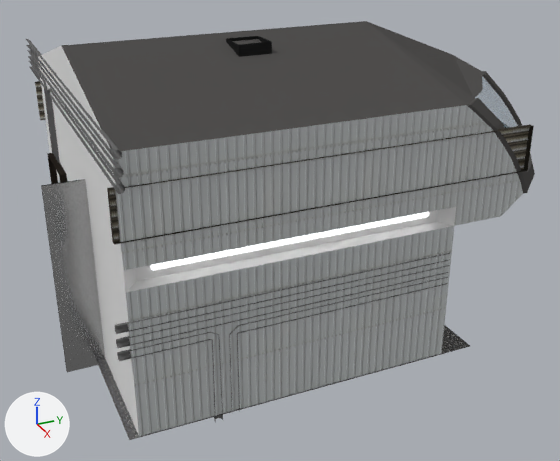
A saved change to the Blender file 01-Models/SS-Cockpit.blend.
The view is the same before and after, from a 50 mm camera at (19.01, -11.4, 11.63) aimed at (-0.02, -2.84, 2.12). The axes (+X, +Y, +Z) are drawn at lower left. The lights are the same throughout.

In view in the first picture: 'Alarmleuchte', 'Boden', 'Plane', 'Plane.003', 'Plane.005', 'Röhrentextur', 'Scheiben', 'Seitenlicht', 'Tür.001', 'röhren'.
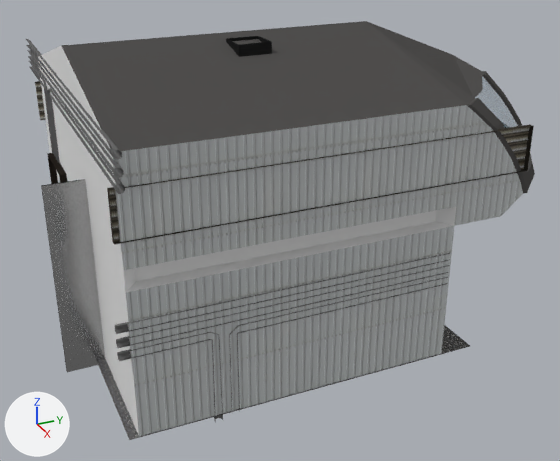
What the commit changed:
Object 'Seitenlicht' (ob_seitenlicht) is deleted.

Location of each change, [x1, y1, x2, y2] in pixels of the pictures (560 x 461 px):
'Seitenlicht', deleted: before [151, 212, 429, 270]
